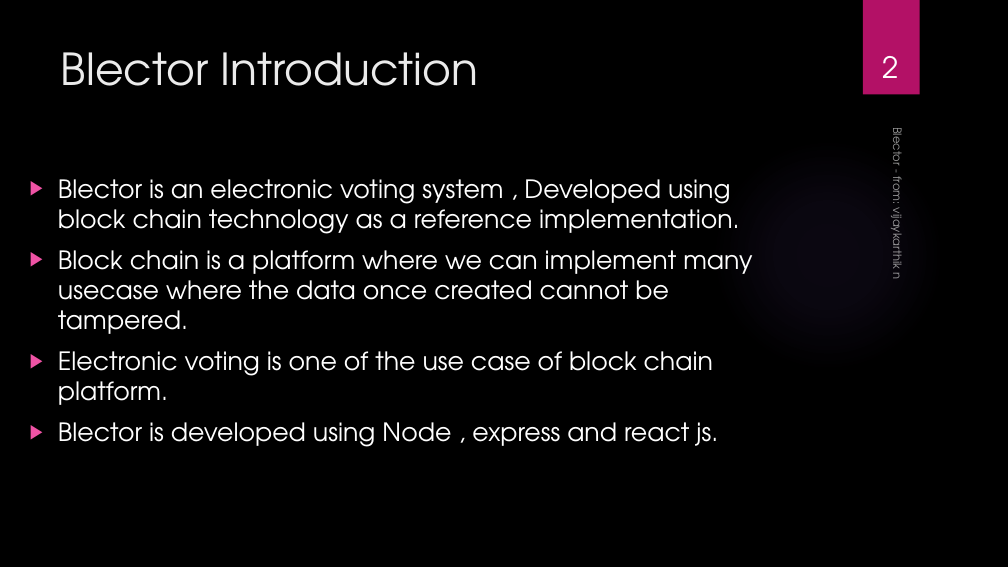
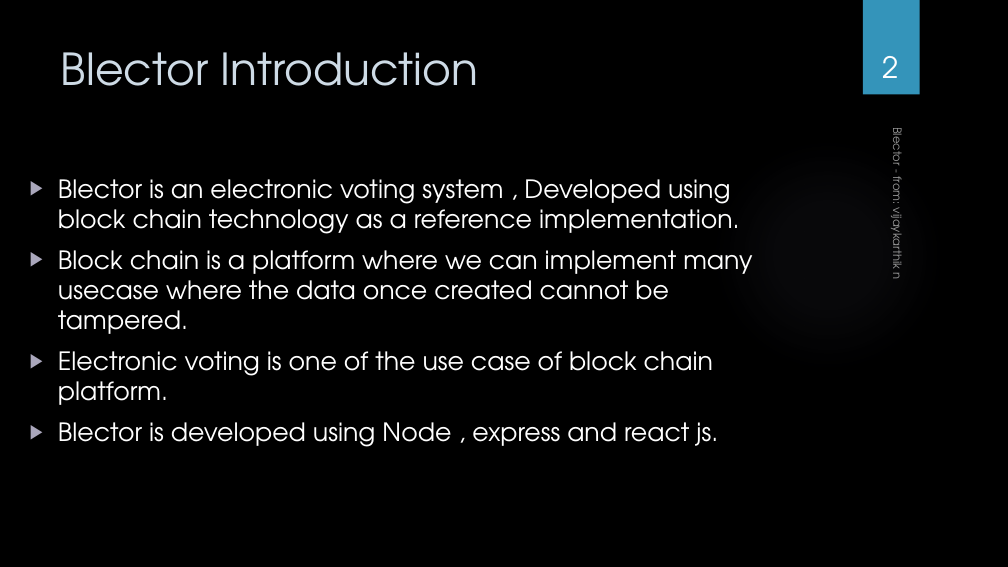
Before and after one commit to karthigowtham/block-chain-electronic-voting-reference-implementation-using-javascript, a slide deck: slide 2 of Blector.pptx. Drawn at 1008x567 pixels with LibreOffice and Linux fonts; fonts in the diff are those of the drawing; background and template pictures are left out. Boxes give left, top, right and bottom in pixels: in the first picture for what was removed or moved away, otherwise in the second. Text is boxed around its words. In the diff, an @@ line names an element or a change of style, - is before the commit and + after.

```diff
--- a/Blector.pptx
+++ b/Blector.pptx
@@ rectangle at [863,0,920,95]: fill #B31166 to #3494BA @@
@@ title "Blector Introduction" at [61,52,479,86]: text colour #EBEBEB to #CEDBE6 @@
@@ text "Blector is an electronic voting ..." at [58,179,752,447]: bullet colour #EF53A5 to #AAA7BC @@
```
Also in this commit, not shown: 12 other slides changed.
